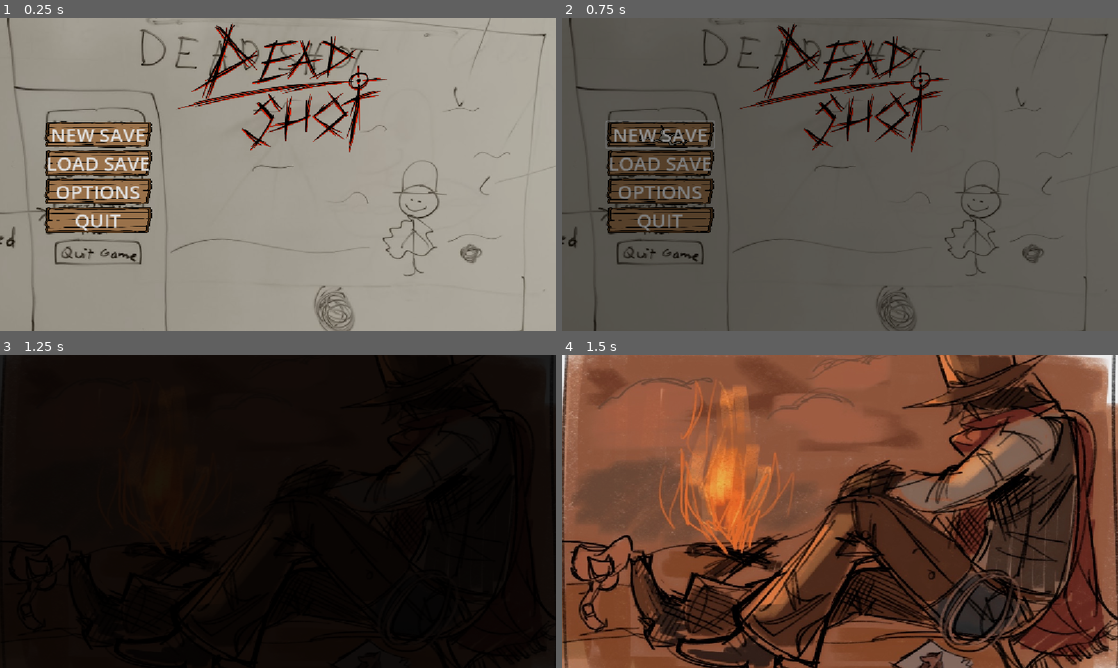
Above: before the commit, frames 1-4 (two rows, left to right).
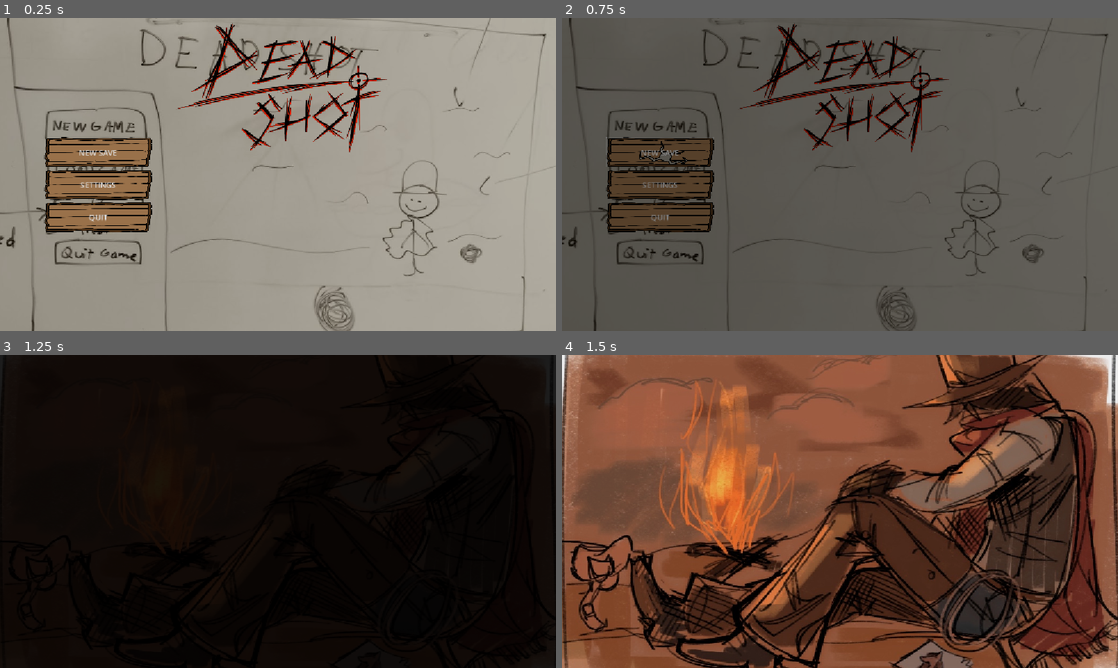
Above: after the commit, the same moments.

Repository: gmuGADIG/DEADSHOT
Game: Godot game, scene res://menu/main_menu/main_menu.tscn
Two runs of this game, one before a commit and one after it. Both use one fixed random seed, a clock stepped at 60 frames per second and the inputs below. The engine's default icon, where the game draws it, is replaced by a stand-in: a white triangle on a blue panel in a dark square.
Inputs (mouse positions are in pixels of both pictures, inside the frame that each line leads up to):
- Up to frame 1 (0.25 s): no input
- Up to frame 2 (0.75 s): click "NEW SAVE" at 0.5 s
- Up to frame 3 (1.25 s): no input
- Up to frame 4 (1.5 s): move the mouse to (962, 495) at 1.27 s; press the mouse at (962, 495) at 1.28 s; hold D (move_right) from 1.28 s (still down)

The runs differ from the first frame. In frame 1, 4.8% of the frame differs, in the area x 7-28%, y 32-69%; in frame 2, 4.6%; in frame 3, nothing differs; in frame 4, nothing differs.

Commit message:
Reticle on button
Reticle on main menu buttons

Diff:
--- a/menu/main_menu/main_menu.gd
+++ b/menu/main_menu/main_menu.gd
@@ -3,37 +3,51 @@
 @export var gunshot: AudioStream
 @export var gun_spinning: AudioStream
 
+var button_pressed : bool = false
+
+func _ready() -> void:
+	if not Save.save_file_exists():
+		$VBoxContainer/LoadSaveButton.hide()
+
 func _on_new_save_button_pressed() -> void:
-	SceneManager.change_scene_to_file("res://menu/cutscenes/intro/intro_cutscene.tscn")
+	if not button_pressed:
+		button_pressed = true
+		play_gunshot_sound()
+		hide_reticles()
+		SceneManager.change_scene_to_file("res://menu/cutscenes/intro/intro_cutscene.tscn")
 
 func _on_load_save_button_pressed() -> void:
-	await get_tree().create_timer(1.0).timeout
-	if Save.save_file_exists():
+	if not button_pressed:
+		button_pressed = true
+		play_gunshot_sound()
+		hide_reticles()
 		Save.load_game()
-	else:
-		_on_new_save_button_pressed()
 
 func _on_options_button_pressed() -> void:
-	await get_tree().create_timer(1.0).timeout
-	# TODO: Load Options Menu Scene
-	print("Options Opened")
+	if not button_pressed:
+		button_pressed = true
+		print("Options Opened")
 
 func _on_quit_button_pressed() -> void:
-	await get_tree().create_timer(1.0).timeout
-	#Quit Game
-	get_tree().quit()
+	if not button_pressed:
+		button_pressed = true
+		play_gunshot_sound()
+		hide_reticles()
+		#Quit Game
+		SceneManager.quit_game()
 
-func _on_button_pressed() -> void:
+func play_gunshot_sound() -> void:
 	$AudioStreamPlayer.stream = gunshot
 	$AudioStreamPlayer.play()
-	pass # Replace with function body.
 
 
 func _on_button_mouse_entered() -> void:
-	$AudioStreamPlayer.stream = gun_spinning
-	$AudioStreamPlayer.play()
-	pass # Replace with function body.
+	if not button_pressed:
+		$AudioStreamPlayer.stream = gun_spinning
+		$AudioStreamPlayer.play()
 
-func _on_button_mouse_exited() -> void:
-	$AudioStreamPlayer.stop()
-	pass # Replace with function body.
+func hide_reticles() -> void:
+	$VBoxContainer/NewSaveButton/Reticle.position.x += 500
+	$VBoxContainer/LoadSaveButton/Reticle.position.x += 500
+	$VBoxContainer/SettingsButton/Reticle.position.x += 500
+	$VBoxContainer/QuitButton/Reticle.position.x += 500
--- a/menu/main_menu/main_menu.tscn
+++ b/menu/main_menu/main_menu.tscn
@@ -6,6 +6,8 @@
 [ext_resource type="AudioStream" uid="uid://btq4usey4ba53" path="res://audio/placeholders/explosion.wav" id="3_winya"]
 [ext_resource type="AudioStream" uid="uid://dc6lbunkflvv4" path="res://audio/placeholders/funny_bone_man.wav" id="4_prid6"]
 [ext_resource type="Texture2D" uid="uid://dcq7buy1fkobw" path="res://menu/main_menu/title.png" id="6_prid6"]
+[ext_resource type="Texture2D" uid="uid://bg3axsvl61ynf" path="res://temp_art/reticle.png" id="6_x87vx"]
+[ext_resource type="Script" uid="uid://co66s5c2pttrb" path="res://menu/main_menu/reticle_spin.gd" id="7_dn5jd"]
 
 [node name="MainMenu" type="Control"]
 layout_mode = 3
@@ -39,32 +41,119 @@
 offset_right = 315.0
 offset_bottom = -170.0
 grow_vertical = 2
+alignment = 1
 
 [node name="NewSaveButton" type="Button" parent="VBoxContainer"]
+clip_contents = true
+custom_minimum_size = Vector2(0, 63)
 layout_mode = 2
-theme_override_font_sizes/font_size = 40
 toggle_mode = true
-text = "NEW SAVE
-"
+text = "NEW SAVE"
+
+[node name="Reticle" type="TextureRect" parent="VBoxContainer/NewSaveButton"]
+visible = false
+texture_filter = 1
+layout_mode = 1
+anchors_preset = -1
+anchor_left = 0.551
+anchor_top = 0.669
+anchor_right = 0.551
+anchor_bottom = 0.669
+offset_left = -19.983002
+offset_top = -20.025002
+offset_right = 20.017044
+offset_bottom = 19.974998
+grow_horizontal = 2
+grow_vertical = 0
+scale = Vector2(1.38, 1.38)
+pivot_offset = Vector2(20, 20)
+texture = ExtResource("6_x87vx")
+script = ExtResource("7_dn5jd")
+rotation_speed = 40.0
 
 [node name="LoadSaveButton" type="Button" parent="VBoxContainer"]
+clip_contents = true
+custom_minimum_size = Vector2(0, 63)
 layout_mode = 2
-theme_override_font_sizes/font_size = 40
 toggle_mode = true
-text = "LOAD SAVE
-"
+text = "LOAD SAVE"
 
-[node name="OptionsButton" type="Button" parent="VBoxContainer"]
+[node name="Reticle" type="TextureRect" parent="VBoxContainer/LoadSaveButton"]
+visible = false
+texture_filter = 1
+layout_mode = 1
+anchors_preset = -1
+anchor_left = 0.551
+anchor_top = 0.669
+anchor_right = 0.551
+anchor_bottom = 0.669
+offset_left = -19.983002
+offset_top = -20.025002
+offset_right = 20.017044
+offset_bottom = 19.974998
+grow_horizontal = 2
+grow_vertical = 0
+scale = Vector2(1.38, 1.38)
+pivot_offset = Vector2(20, 20)
+texture = ExtResource("6_x87vx")
+script = ExtResource("7_dn5jd")
+rotation_speed = 40.0
+
+[node name="SettingsButton" type="Button" parent="VBoxContainer"]
+clip_contents = true
+custom_minimum_size = Vector2(0, 63)
 layout_mode = 2
-theme_override_font_sizes/font_size = 40
 toggle_mode = true
-text = "OPTIONS"
+text = "SETTINGS"
+
+[node name="Reticle" type="TextureRect" parent="VBoxContainer/SettingsButton"]
+visible = false
+texture_filter = 1
+layout_mode = 1
+anchors_preset = -1
+anchor_left = 0.551
+anchor_top = 0.669
+anchor_right = 0.551
+anchor_bottom = 0.669
+offset_left = -19.983002
+offset_top = -20.025002
+offset_right = 20.017044
+offset_bottom = 19.974998
+grow_horizontal = 2
+grow_vertical = 0
+scale = Vector2(1.38, 1.38)
+pivot_offset = Vector2(20, 20)
+texture = ExtResource("6_x87vx")
+script = ExtResource("7_dn5jd")
+rotation_speed = 40.0
 
 [node name="QuitButton" type="Button" parent="VBoxContainer"]
+clip_contents = true
+custom_minimum_size = Vector2(0, 63)
 layout_mode = 2
-theme_override_font_sizes/font_size = 40
 toggle_mode = true
 text = "QUIT"
+
+[node name="Reticle" type="TextureRect" parent="VBoxContainer/QuitButton"]
+visible = false
+texture_filter = 1
+layout_mode = 1
+anchors_preset = -1
+anchor_left = 0.551
+anchor_top = 0.669
+anchor_right = 0.551
+anchor_bottom = 0.669
+offset_left = -19.983002
+offset_top = -20.025002
+offset_right = 20.017044
+offset_bottom = 19.974998
+grow_horizontal = 2
+grow_vertical = 0
+scale = Vector2(1.38, 1.38)
+pivot_offset = Vector2(20, 20)
+texture = ExtResource("6_x87vx")
+script = ExtResource("7_dn5jd")
+rotation_speed = 40.0
 
 [node name="AudioStreamPlayer" type="AudioStreamPlayer" parent="."]
 
@@ -77,23 +166,16 @@
 offset_right = 320.0
 offset_bottom = 303.0
 grow_horizontal = 2
+mouse_filter = 2
 texture = ExtResource("6_prid6")
 expand_mode = 3
 stretch_mode = 5
 
 [connection signal="mouse_entered" from="VBoxContainer/NewSaveButton" to="." method="_on_button_mouse_entered"]
-[connection signal="mouse_exited" from="VBoxContainer/NewSaveButton" to="." method="_on_button_mouse_exited"]
 [connection signal="pressed" from="VBoxContainer/NewSaveButton" to="." method="_on_new_save_button_pressed"]
-[connection signal="pressed" from="VBoxContainer/NewSaveButton" to="." method="_on_button_pressed"]
 [connection signal="mouse_entered" from="VBoxContainer/LoadSaveButton" to="." method="_on_button_mouse_entered"]
-[connection signal="mouse_exited" from="VBoxContainer/LoadSaveButton" to="." method="_on_button_mouse_exited"]
-[connection signal="pressed" from="VBoxContainer/LoadSaveButton" to="." method="_on_button_pressed"]
 [connection signal="pressed" from="VBoxContainer/LoadSaveButton" to="." method="_on_load_save_button_pressed"]
-[connection signal="mouse_entered" from="VBoxContainer/OptionsButton" to="." method="_on_button_mouse_entered"]
-[connection signal="mouse_exited" from="VBoxContainer/OptionsButton" to="." method="_on_button_mouse_exited"]
-[connection signal="pressed" from="VBoxContainer/OptionsButton" to="." method="_on_button_pressed"]
-[connection signal="pressed" from="VBoxContainer/OptionsButton" to="." method="_on_options_button_pressed"]
+[connection signal="mouse_entered" from="VBoxContainer/SettingsButton" to="." method="_on_button_mouse_entered"]
+[connection signal="pressed" from="VBoxContainer/SettingsButton" to="." method="_on_options_button_pressed"]
 [connection signal="mouse_entered" from="VBoxContainer/QuitButton" to="." method="_on_button_mouse_entered"]
-[connection signal="mouse_exited" from="VBoxContainer/QuitButton" to="." method="_on_button_mouse_exited"]
-[connection signal="pressed" from="VBoxContainer/QuitButton" to="." method="_on_button_pressed"]
 [connection signal="pressed" from="VBoxContainer/QuitButton" to="." method="_on_quit_button_pressed"]
--- /dev/null
+++ b/menu/main_menu/reticle_spin.gd
@@ -0,0 +1,20 @@
+extends TextureRect
+
+@export var rotation_speed : float
+var button : Button
+
+func _ready() -> void:
+	button = get_parent()
+	button.mouse_entered.connect(func() -> void:
+		if not SceneManager.in_transition():
+			show()
+	)
+	button.mouse_exited.connect(func() -> void:
+		if not SceneManager.in_transition():
+			hide()
+	)
+
+func _process(delta: float) -> void:
+	rotation_degrees += rotation_speed*delta
+	if rotation_degrees > 360:
+		rotation_degrees -= 360
--- a/systems/scene_switch/scene_switch.gd
+++ b/systems/scene_switch/scene_switch.gd
@@ -7,12 +7,21 @@
 var switched_scenes : bool
 var next_scene : String
 
-func change_scene_to_file(file_path : String) -> void:
+func in_transition() -> bool:
+	return transition_time >= 0
+
+func change_scene_to_file(file_path : String, pause_scene : bool = false) -> void:
 	transition_time = 0
 	switched_scenes = false
 	next_scene = file_path
 	$ColorRect.show()
+	get_tree().paused = pause_scene
 
+func quit_game() -> void:
+	transition_time = 0
+	switched_scenes = false
+	next_scene = "quit"
+	$ColorRect.show()
 
 # Called every frame. 'delta' is the elapsed time since the previous frame.
 func _process(delta: float) -> void:
@@ -21,7 +30,10 @@
 		print(fade_curve.sample(transition_time))
 		$ColorRect.color.a = fade_curve.sample(clampf(transition_time,fade_curve.min_domain,fade_curve.max_domain))
 		if not switched_scenes and transition_time >= scene_change_time:
-			get_tree().change_scene_to_file(next_scene)
+			if next_scene == "quit":
+				get_tree().quit()
+			else:
+				get_tree().change_scene_to_file(next_scene)
 		if transition_time >= fade_curve.max_domain:
 			$ColorRect.hide()
 			transition_time = -1
--- a/temp_art/rough_drafts/ui_theme.tres
+++ b/temp_art/rough_drafts/ui_theme.tres
@@ -1,11 +1,10 @@
-[gd_resource type="Theme" load_steps=7 format=3 uid="uid://cbhjnihlejbf6"]
+[gd_resource type="Theme" load_steps=6 format=3 uid="uid://cbhjnihlejbf6"]
 
-[ext_resource type="Texture2D" uid="uid://bwm425xkr0vcy" path="res://temp_art/icon.svg" id="1_gpfoj"]
 [ext_resource type="Texture2D" uid="uid://dw1y1ea36a1ov" path="res://menu/main_menu/button.png" id="2_gpfoj"]
 [ext_resource type="Texture2D" uid="uid://d2m17cuaki05q" path="res://menu/main_menu/button_shot.png" id="3_0owd2"]
 
 [sub_resource type="StyleBoxTexture" id="StyleBoxTexture_a43qx"]
-texture = ExtResource("1_gpfoj")
+texture = ExtResource("2_gpfoj")
 
 [sub_resource type="StyleBoxTexture" id="StyleBoxTexture_gpfoj"]
 texture = ExtResource("2_gpfoj")
Not shown: 1 places in menu/main_menu/main_menu.tscn that only renumber resources
Not shown, added: menu/main_menu/reticle_spin.gd.uid
Binary file added: temp_art/reticle.png
Not shown, added: temp_art/reticle.png.import
